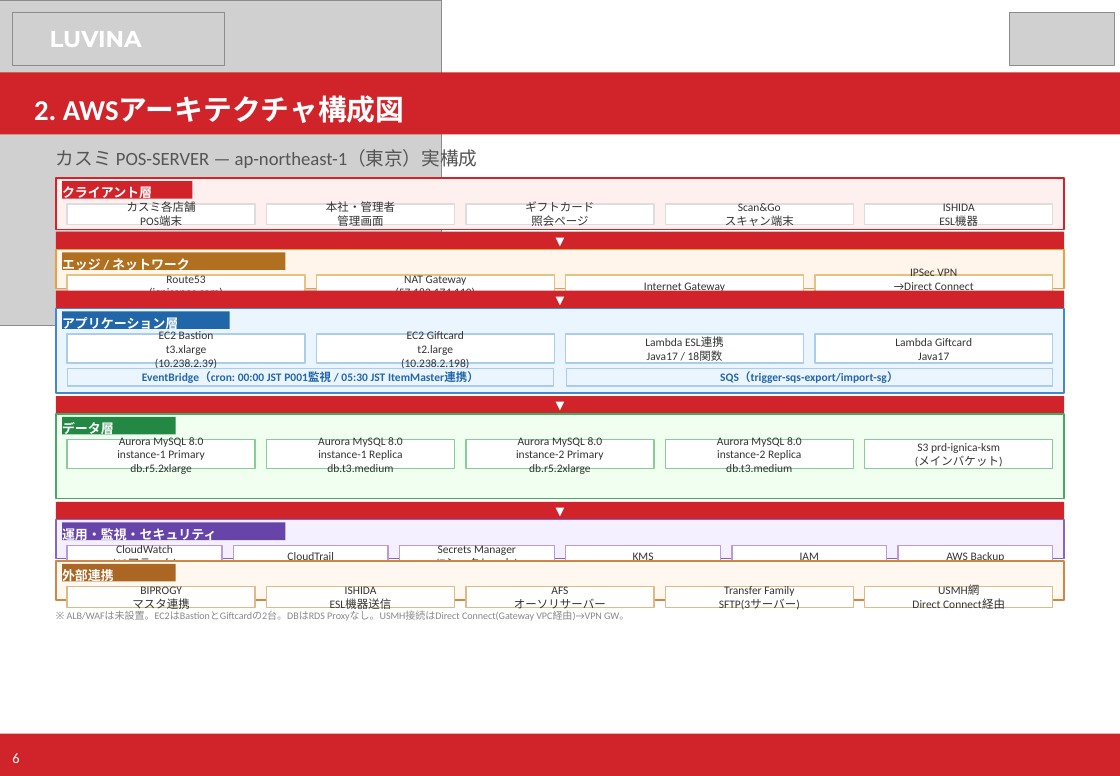
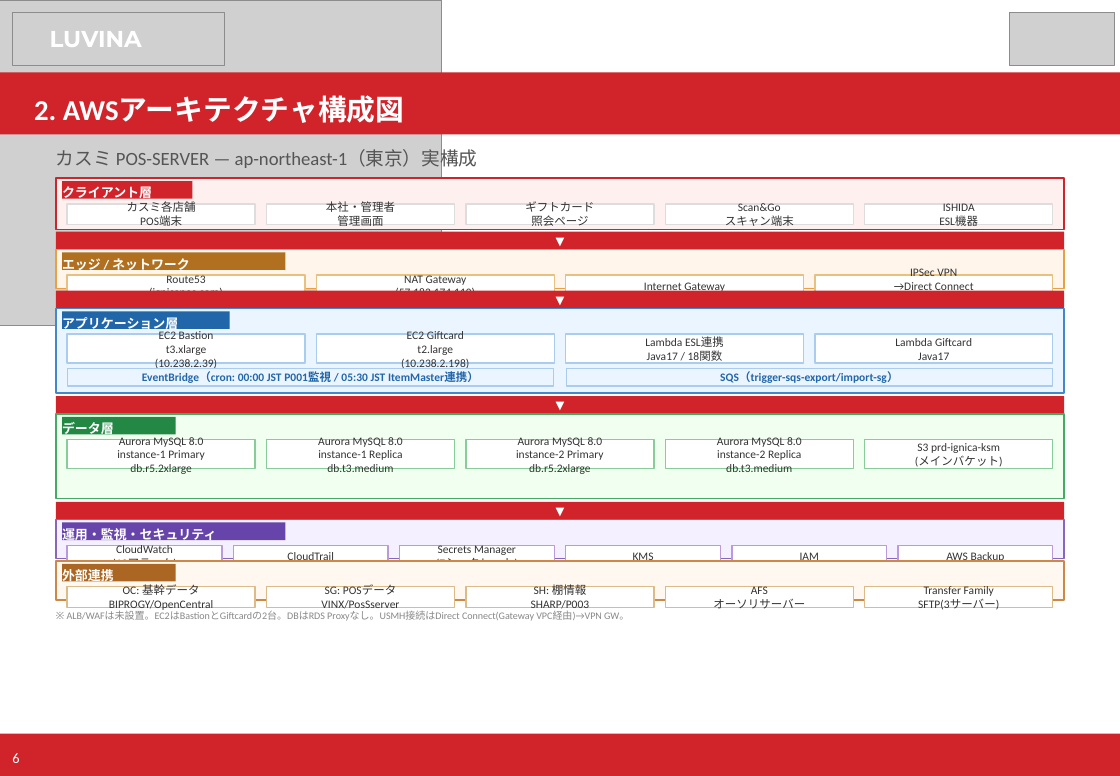
Before and after one commit to kiyoharakadutoshi/kasumi_pos-server_aws, a slide deck: slide 6 of 40_AWS/01_構成資料/カスミPOS_AWS構成資料.pptx. Drawn at 1120x776 pixels with LibreOffice and Linux fonts; fonts in the diff are those of the drawing; grey boxes stand for pictures. Boxes give left, top, right and bottom in pixels: in the first picture for what was removed or moved away, otherwise in the second. Text is boxed around its words. In the diff, an @@ line names an element or a change of style, - is before the commit and + after.

```diff
--- a/40_AWS/01_構成資料/カスミPOS_AWS構成資料.pptx
+++ b/40_AWS/01_構成資料/カスミPOS_AWS構成資料.pptx
@@ text at (x1=109, y1=584, x2=213, y2=612): text changed @@
-BIPROGY
-マスタ連携
+OC: 基幹データ
+BIPROGY/OpenCentral
@@ text at (x1=321, y1=585, x2=399, y2=612): text changed @@
-ISHIDA
-ESL機器送信
+SG: POSデータ
+VINX/PosSserver
@@ text at (x1=531, y1=584, x2=590, y2=612): text changed @@
-AFS
-オーソリサーバー
+SH: 棚情報
+SHARP/P003
@@ text at (x1=713, y1=586, x2=805, y2=609): text changed @@
-Transfer Family
-SFTP(3サーバー)
+AFS
+オーソリサーバー
@@ text at (x1=918, y1=586, x2=999, y2=610): text changed @@
-USMH網
-Direct Connect経由
+Transfer Family
+SFTP(3サーバー)
```
Also in this commit, not shown: 3 other slides changed, 1 slide added.
